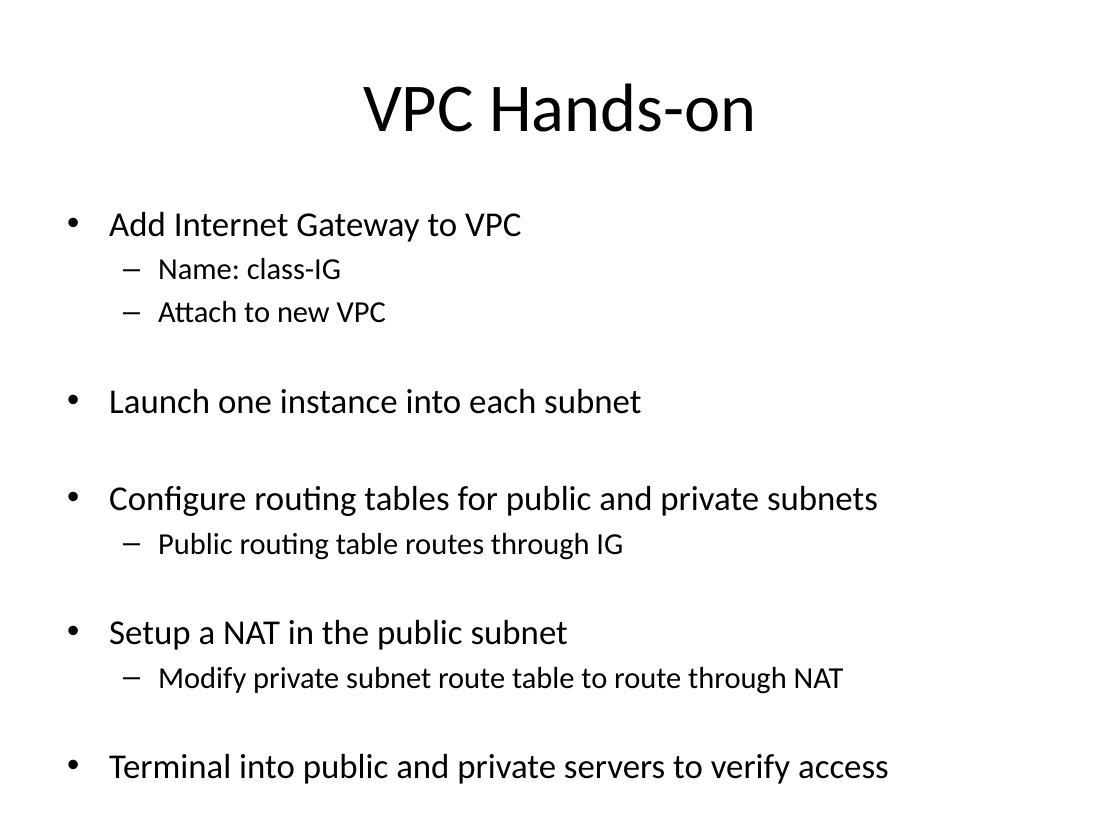
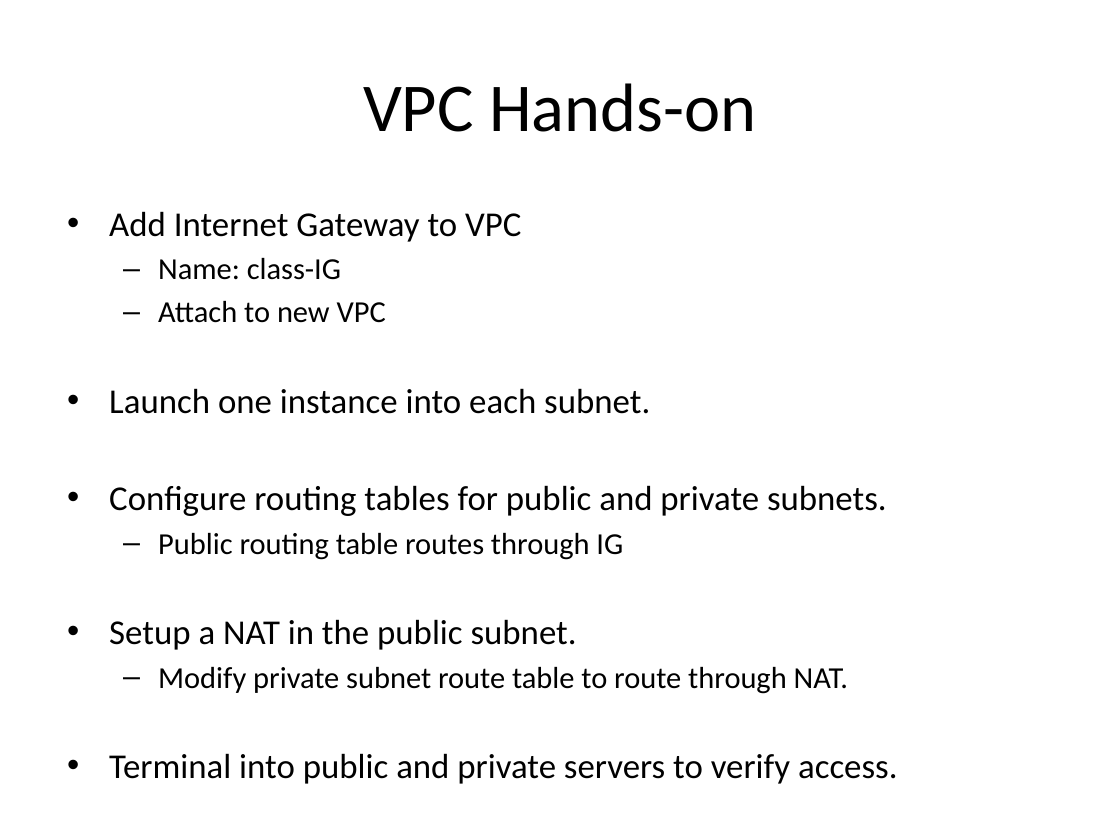
Before and after one commit to jasondbaker/infrastructure-class, a slide deck: slide 28 of lectures/infrastructure-week-5.pptx. Drawn at 1120x840 pixels with LibreOffice and Linux fonts; fonts in the diff are those of the drawing. Boxes give left, top, right and bottom in pixels: in the first picture for what was removed or moved away, otherwise in the second. Text is boxed around its words. In the diff, an @@ line names an element or a change of style, - is before the commit and + after.

```diff
--- a/lectures/infrastructure-week-5.pptx
+++ b/lectures/infrastructure-week-5.pptx
@@ text at (109,388,887,516): text changed @@
-• Launch one instance into each subnet
-• Configure routing tables for public and private subnets
+• Launch one instance into each subnet.
+• Configure routing tables for public and private subnets.
@@ text at (109,619,898,784): text changed @@
-• Setup a NAT in the public subnet
-  – Modify private subnet route table to route through NAT
-• Terminal into public and private servers to verify access
+• Setup a NAT in the public subnet.
+  – Modify private subnet route table to route through NAT.
+• Terminal into public and private servers to verify access.
```
Also in this commit, not shown: 21 other slides changed.
